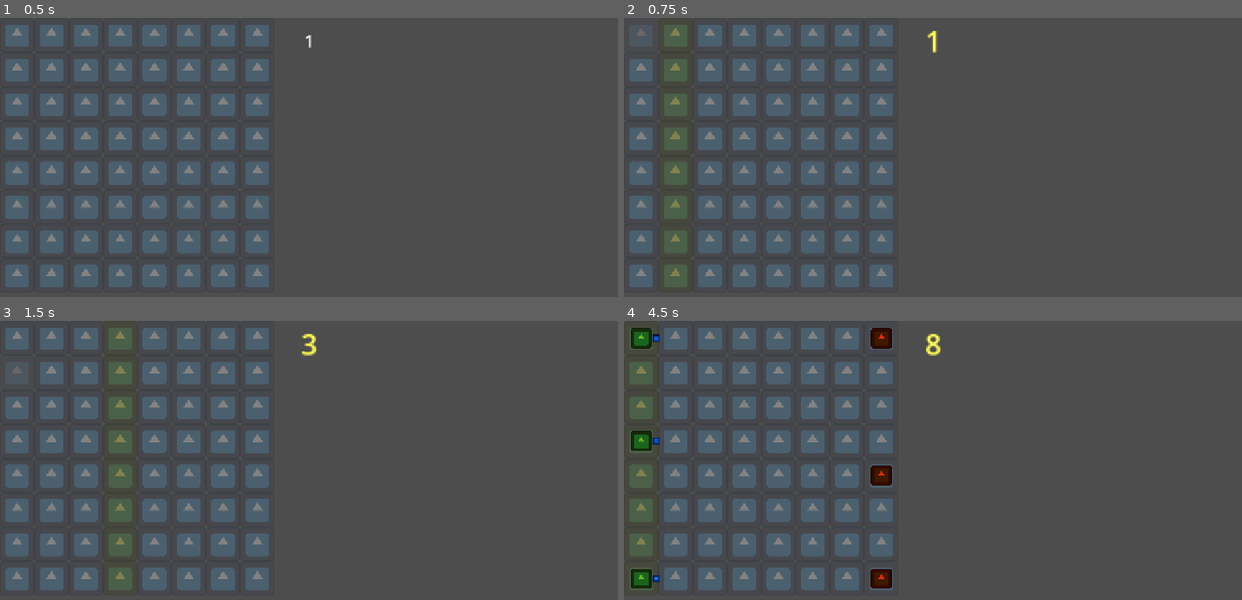
Above: before the commit, frames 1-4 (two rows, left to right).
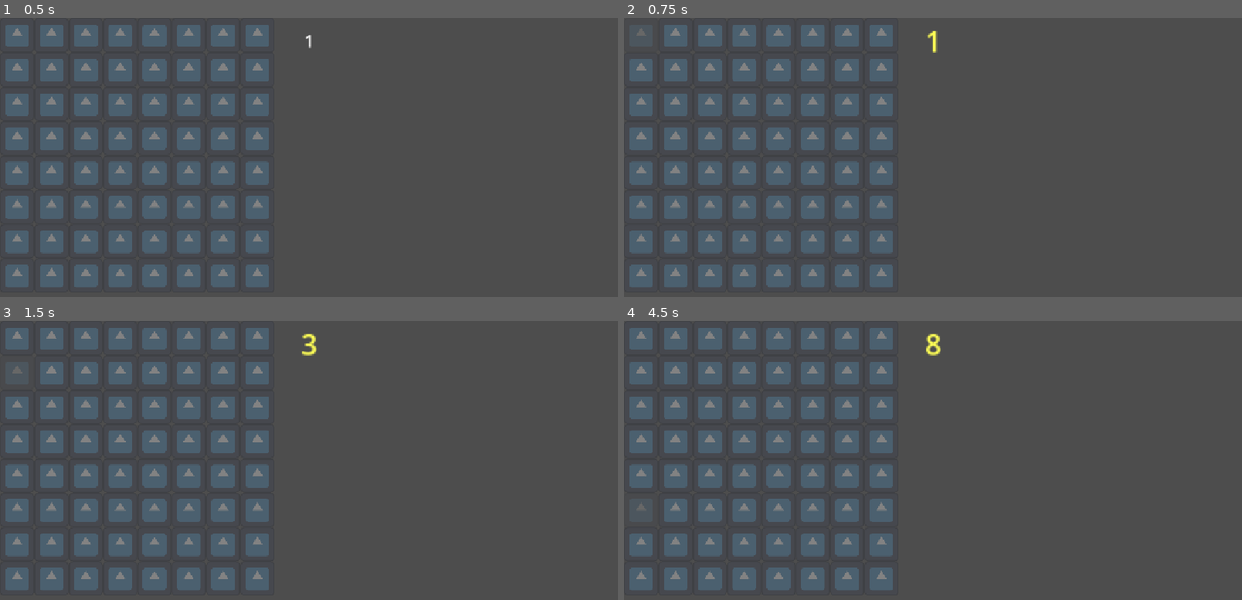
Above: after the commit, the same moments.

Repository: pgpais/gmtk-2026
Game: Godot game, scene res://main.tscn
Same seed, same stepped clock (60 frames per second), same inputs: the game is played once before the commit and once after it. The engine's default icon, where the game draws it, is replaced by a stand-in: a white triangle on a blue panel in a dark square.
Inputs (mouse positions are in pixels of both pictures, inside the frame that each line leads up to):
- Up to frame 1 (0.5 s): no input
- Up to frame 2 (0.75 s): tap Enter at 0.5 s; move the mouse to (642, 34) at 0.52 s; tap Space (move_ticker) at 0.6 s; click (642, 34) at 0.67 s
- Up to frame 3 (1.5 s): tap Space (move_ticker) at 1.25, 1.35 s; move the mouse to (18, 371) at 1.27 s; click (18, 371) at 1.42 s
- Up to frame 4 (4.5 s): tap Enter at 2, 3.5 s; move the mouse to (642, 407) at 2.02 s; tap Space (move_ticker) at 2.1, 2.75, 2.85, 3.6, 4.25, 4.35 s; click (642, 407) at 2.17 s; move the mouse to (642, 440) at 2.77 s; click (642, 440) at 2.92 s; move the mouse to (642, 474) at 3.52 s; click (642, 474) at 3.67 s; move the mouse to (642, 510) at 4.27 s; click (642, 510) at 4.42 s

Frame 1 is identical in both runs. In frame 2, 2.4% of the frame differs, in the area x 6-11%, y 2-97%; in frame 3, 2.5%; in frame 4, 3.0%, in the area x 0-44%, y 2-97%.
Error after the commit: Parse Error: Could not parse global class "LayerGridMap" from "res://map/grid_map.gd". (res://entities/entity.gd:4)

Commit message:
added range calculation in grid_map

Diff:
--- a/map/grid_map.gd
+++ b/map/grid_map.gd
@@ -49,6 +49,54 @@
 	return result
 
 func get_random_empty_tile(layer_index : int) -> Tile:
+func get_tiles_in_ability_range(ability_range: AbilityRange, starting_tile: Tile) -> Array[Tile]:
+	var tile_position: Vector2 = Vector2(starting_tile.layer.layer_index, starting_tile.tile_index)
+
+	var tiles: Array[Tile] = []
+
+	for i in range(ability_range.left_min_range, ability_range.left_max_range + 1):
+		var tile = get_tile(tile_position.x - i, tile_position.y)
+		if tile:
+			tiles.append(tile)
+
+	for i in range(ability_range.right_min_range, ability_range.right_max_range + 1):
+		var tile = get_tile(tile_position.x + i, tile_position.y)
+		if tile:
+			tiles.append(tile)
+
+	for i in range(ability_range.up_min_range, ability_range.up_max_range + 1):
+		var tile = get_tile(tile_position.x, tile_position.y + i)
+		if tile:
+			tiles.append(tile)
+
+	for i in range(ability_range.down_min_range, ability_range.down_max_range + 1):
+		var tile = get_tile(tile_position.x, tile_position.y - i)
+		if tile:
+			tiles.append(tile)
+
+	for i in range(ability_range.top_left_min_range, ability_range.top_left_max_range + 1):
+		var tile = get_tile(tile_position.x - i, tile_position.y + i)
+		if tile:
+			tiles.append(tile)
+
+	for i in range(ability_range.top_right_min_range, ability_range.top_right_max_range + 1):
+		var tile = get_tile(tile_position.x + i, tile_position.y + i)
+		if tile:
+			tiles.append(tile)
+
+	for i in range(ability_range.bottom_left_min_range, ability_range.bottom_left_max_range + 1):
+		var tile = get_tile(tile_position.x - i, tile_position.y - i)
+		if tile:
+			tiles.append(tile)
+
+	for i in range(ability_range.bottom_right_min_range, ability_range.bottom_right_max_range + 1):
+		var tile = get_tile(tile_position.x + i, tile_position.y - i)
+		if tile:
+			tiles.append(tile)
+
+	return tiles
+
+func get_random_empty_tile(layer_index: int) -> Tile:
 	var order = range(0, len(columns[layer_index].tiles))
 	order.shuffle()
 
